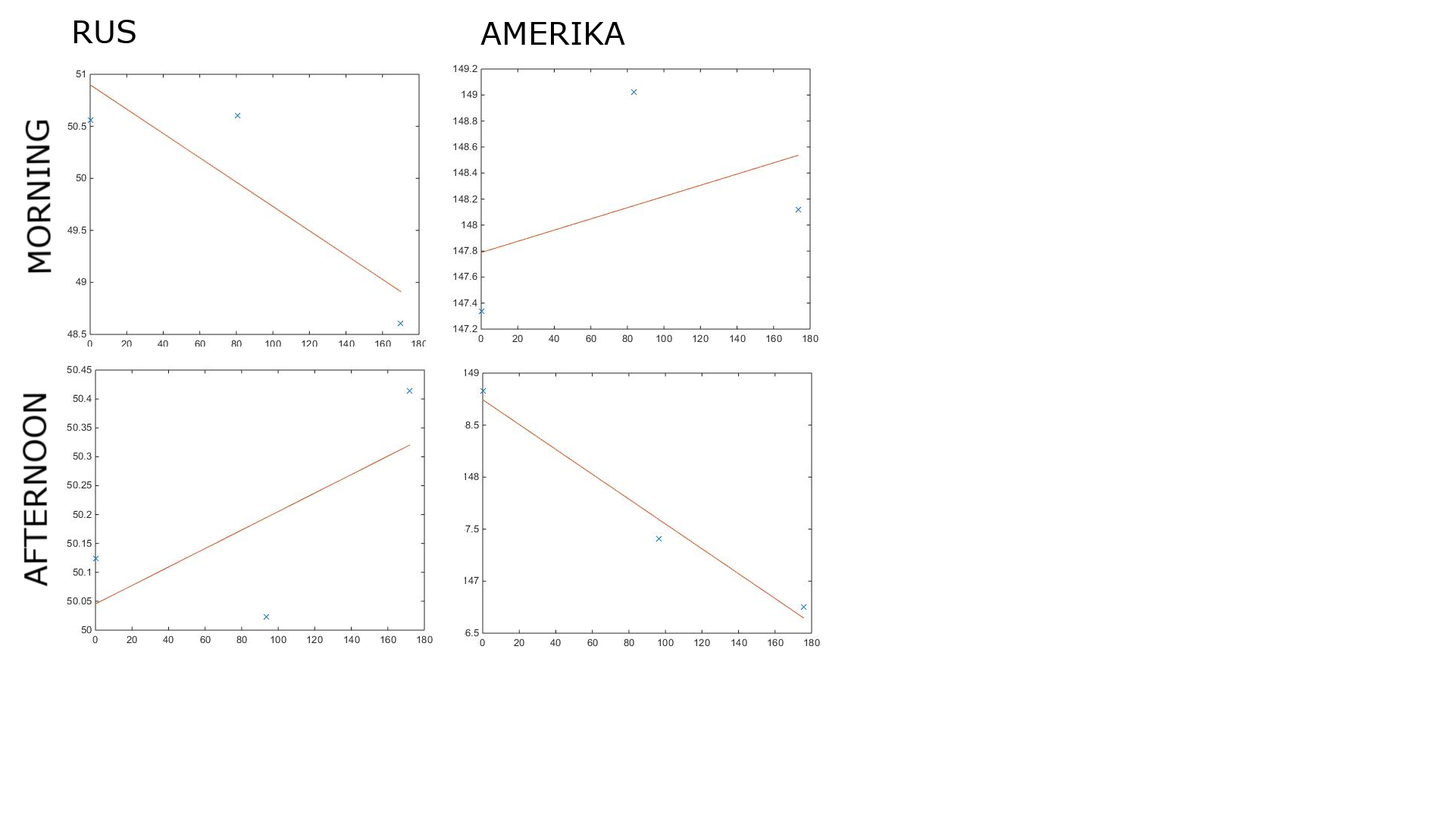
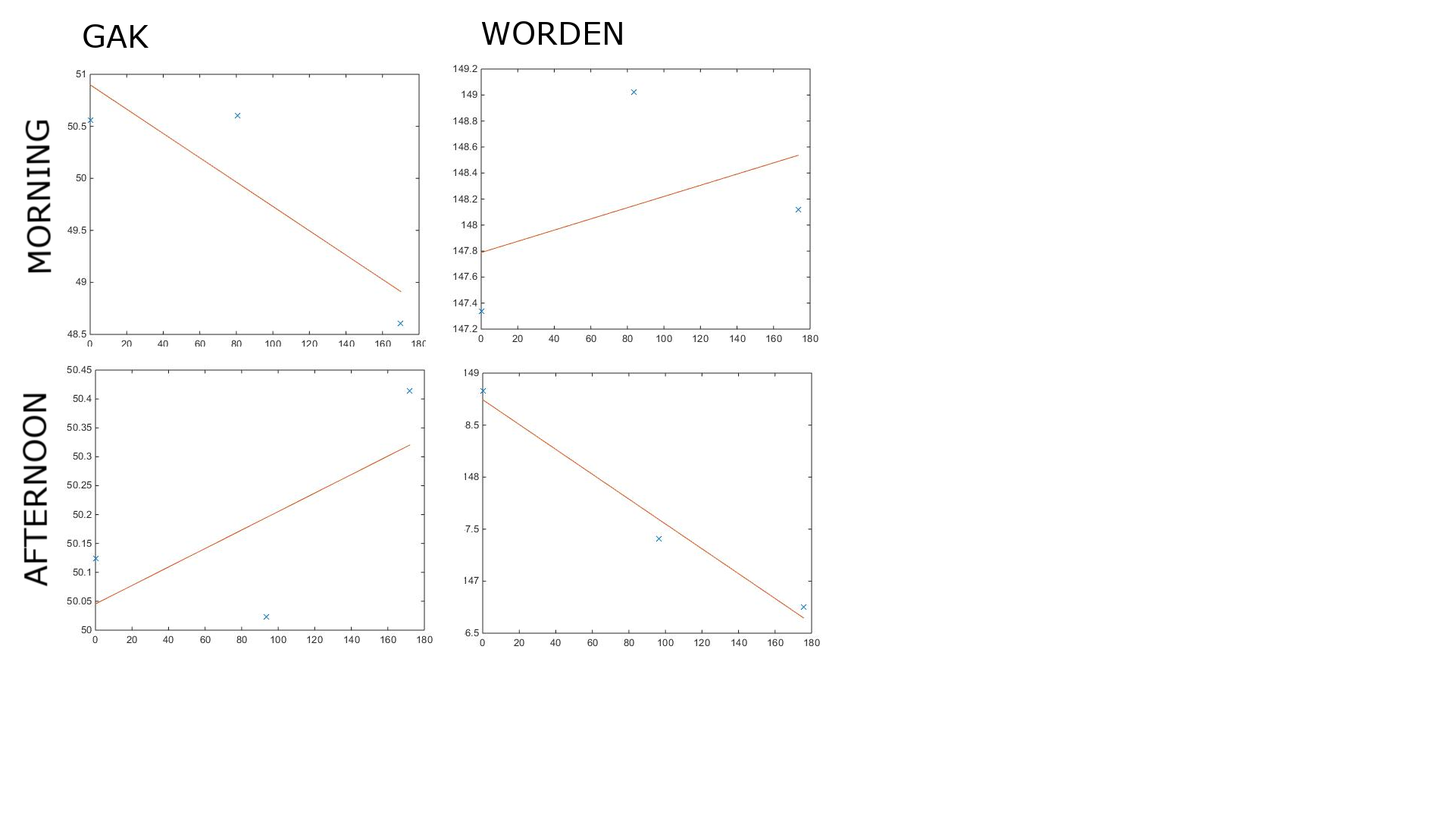
Revision of a layered (1455, 819) image; what changed, layer by layer:
renamed "AMERIKA" to "WORDEN", painted on it over [480, 21, 626, 45]
renamed "RUS" to "GAK", painted on it over [74, 19, 149, 48]
